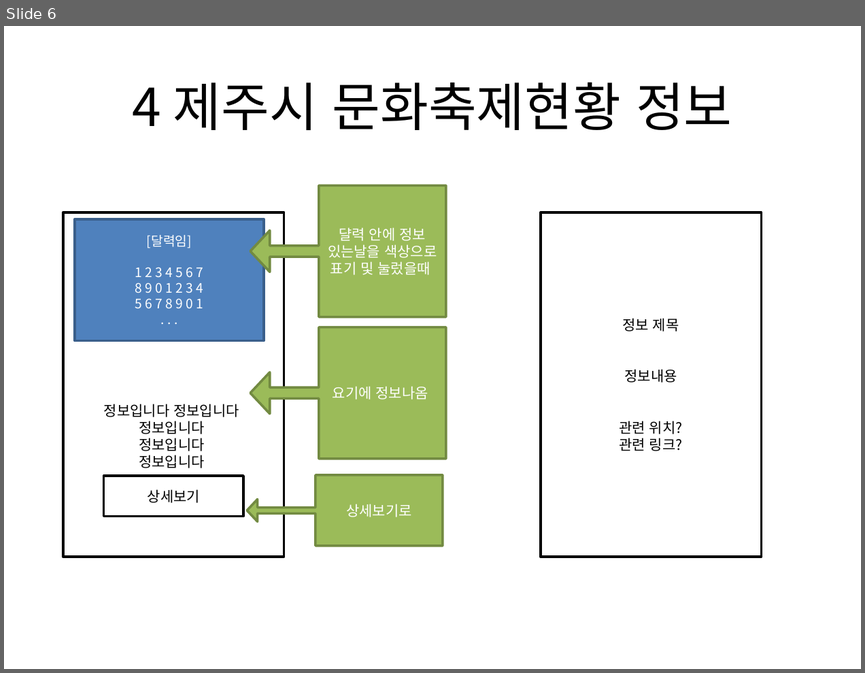
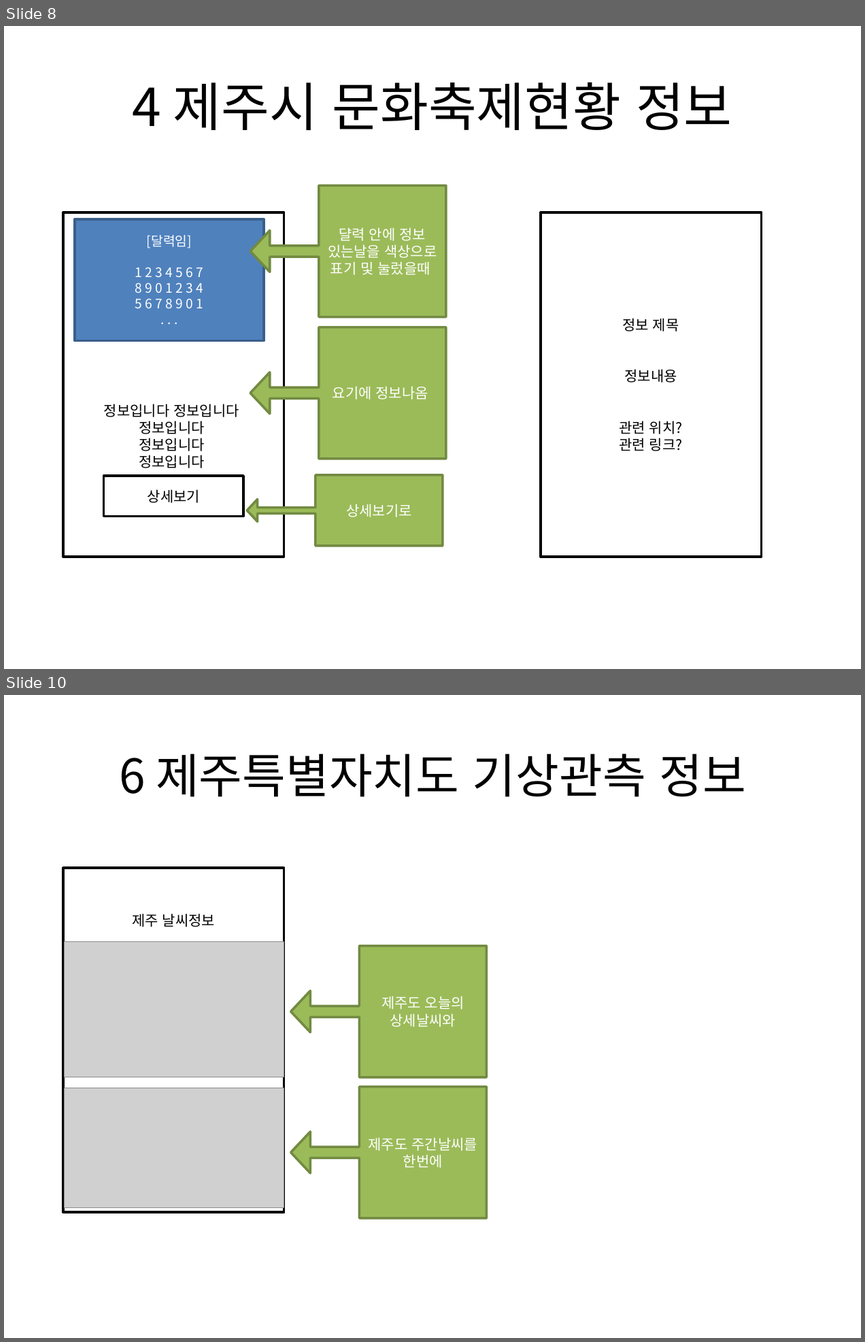
Before and after one commit to Seo-Sang-Eun/test01, a slide deck: Project Info/ui.pptx. Shown one above the other, each under a label of ours: slide 6 before the commit, slides 8 and 10 after it; the slides between them are not shown. The pictures are 865x673 and 865x1342 pixels, drawn with LibreOffice and Linux fonts; fonts in the diff are those of the drawing; grey boxes stand for pictures. Boxes give left, top, right and bottom in pixels: in the first picture for what was removed or moved away, otherwise in the second. Text is boxed around its words. In the diff, an @@ line names an element or a change of style, - is before the commit and + after.

```diff
--- a/Project Info/ui.pptx
+++ b/Project Info/ui.pptx
@@ slide 10 added at [4, 695, 861, 1338], background #FFFFFF @@
@@ title added at [119, 753, 746, 797], 39.6 pt, text #000000 @@
+6 제주특별자치도 기상관측 정보
@@ rectangle added at [63, 868, 284, 1212], fill #FFFFFF, outline #000000 2 pt, 12 pt, text #000000 @@
+제주 날씨정보
@@ picture added at [64, 942, 284, 1077] @@
@@ left arrow callout added at [291, 946, 486, 1077], fill #9BBB59, outline #738A42 2 pt, 12 pt, text #FFFFFF @@
+제주도 오늘의 상세날씨와
@@ picture added at [64, 1088, 284, 1208] @@
@@ left arrow callout added at [291, 1087, 486, 1218], fill #9BBB59, outline #738A42 2 pt, 12 pt, text #FFFFFF @@
+제주도 주간날씨를 한번에
@@ what was slide 6 is now slide 8 @@
```
Also in this commit, not shown: 6 slides changed, 1 other slide added, 1 other file.
